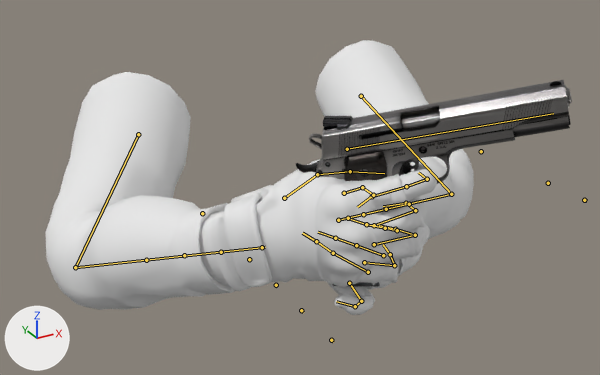
Two versions of the Blender file Animación/FPS/Brazos - First Person Shooter/Brazos_0.blend, one commit apart.
Both versions are drawn from a 50 mm camera at (-4.59, -9.0, 9.18) aimed at (-0.78, -2.09, 5.73). Arrows for +X, +Y and +Z are at lower left; the lights stay in place. Both versions are drawn at frame 35 of the action 'origen'; the numbers are the values there. The bones that bend it are drawn over the model as lines.

The first picture shows 'Brazos', 'Cañon', 'Pistola'.
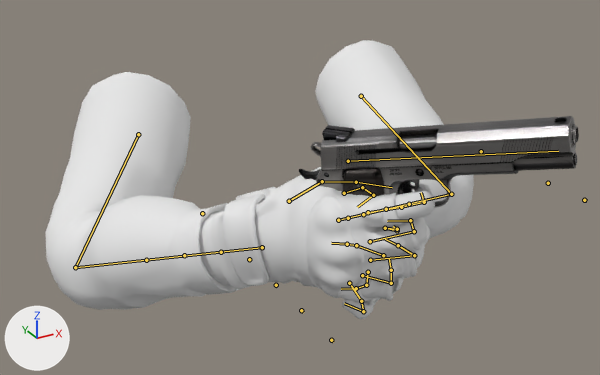
Changed parts and their boxes (x1, y1, x2, y2) in the pictures (600 x 375 px):
'Brazos', posed
    before: (46, 40, 474, 315)
    after: (46, 40, 474, 319)
'Cañon', posed (32% shorter)
    before: (321, 80, 571, 161)
    after: (321, 116, 577, 171)
'Pistola', posed (14% shorter)
    before: (296, 88, 572, 184)
    after: (299, 125, 579, 207)
bone 'l_middle_mid', root to tip
    before: (356, 245) to (335, 238)
    after: (356, 245) to (347, 244)
bone 'l_ring_low', root to tip
    before: (368, 272) to (333, 253)
    after: (368, 272) to (366, 285)
bone 'l_index_mid', root to tip
    before: (385, 228) to (366, 224)
    after: (385, 228) to (397, 229)
bone 'l_index_tip', root to tip
    before: (366, 224) to (348, 218)
    after: (397, 229) to (393, 226)
bone 'l_pinky_mid', root to tip
    before: (361, 301) to (355, 306)
    after: (361, 301) to (363, 311)
bone 'l_pinky_tip', root to tip
    before: (355, 306) to (336, 301)
    after: (363, 311) to (344, 303)

The edits, one by one:
Bone 'r_IK' (bone_r_ik) turns from (-44, 17, 4) to (-30, 17, 4) degrees about its own x, y and z.
Bone 'l_middle_mid' (bone_l_middle_mid) turns from (78, 0, 0) to (-27, 0, 0) degrees about its own x, y and z.
Bone 'l_ring_low' (bone_l_ring_low) turns from (139, 0, 0) to (36, 0, 0) degrees about its own x, y and z.
Bone 'l_index_mid' (bone_l_index_mid) turns from (38, 0, 0) to (-169, 0, 0) degrees about its own x, y and z.
Bone 'l_index_tip' (bone_l_index_tip) turns from (65, 0, 0) to (-46, 0, 0) degrees about its own x, y and z.
Bone 'l_pinky_mid' (bone_l_pinky_mid) turns from (-51, 0, 0) to (-24, 0, 0) degrees about its own x, y and z.
Bone 'l_pinky_tip' (bone_l_pinky_tip) turns from (51, 0, 0) to (89, 0, 0) degrees about its own x, y and z.
